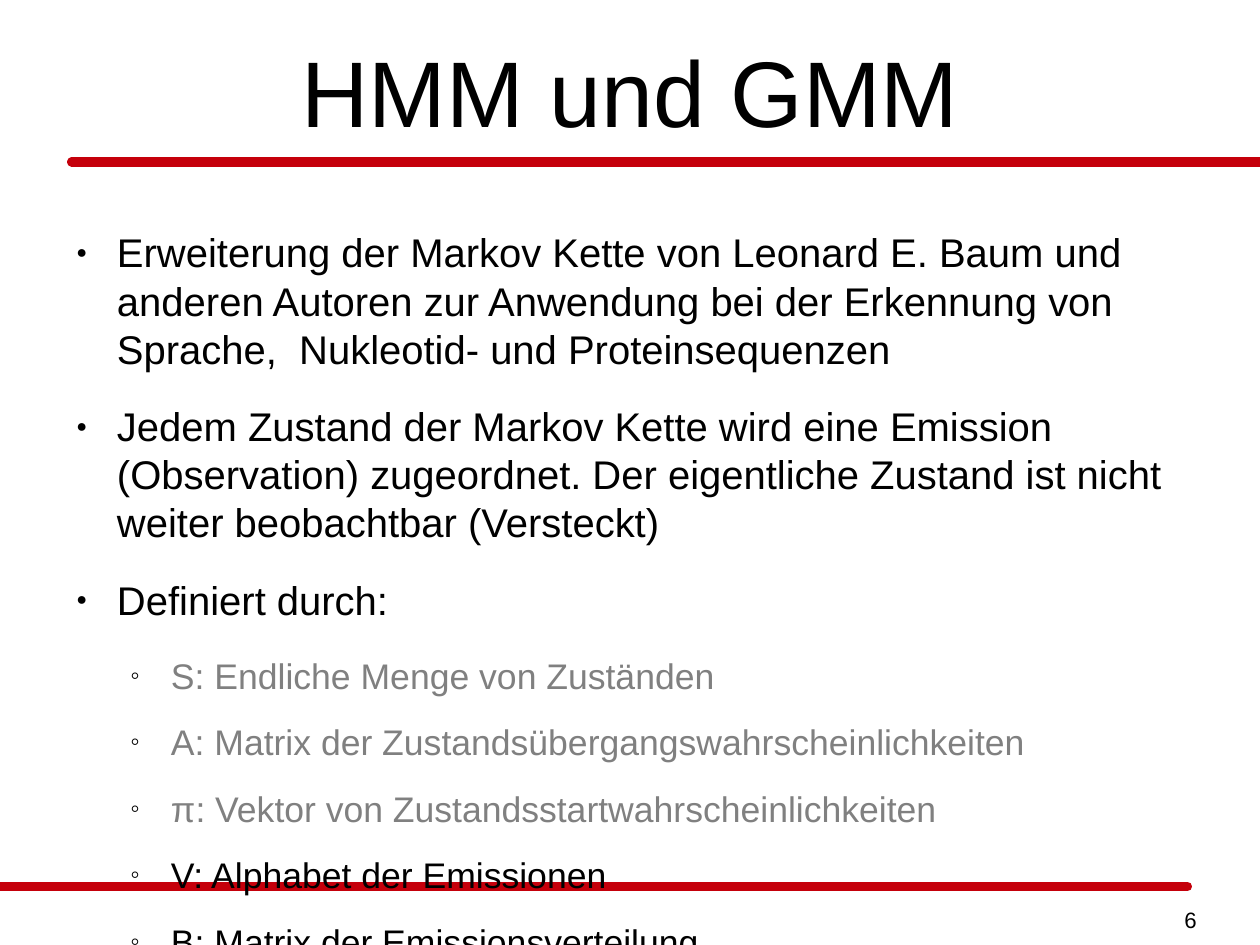
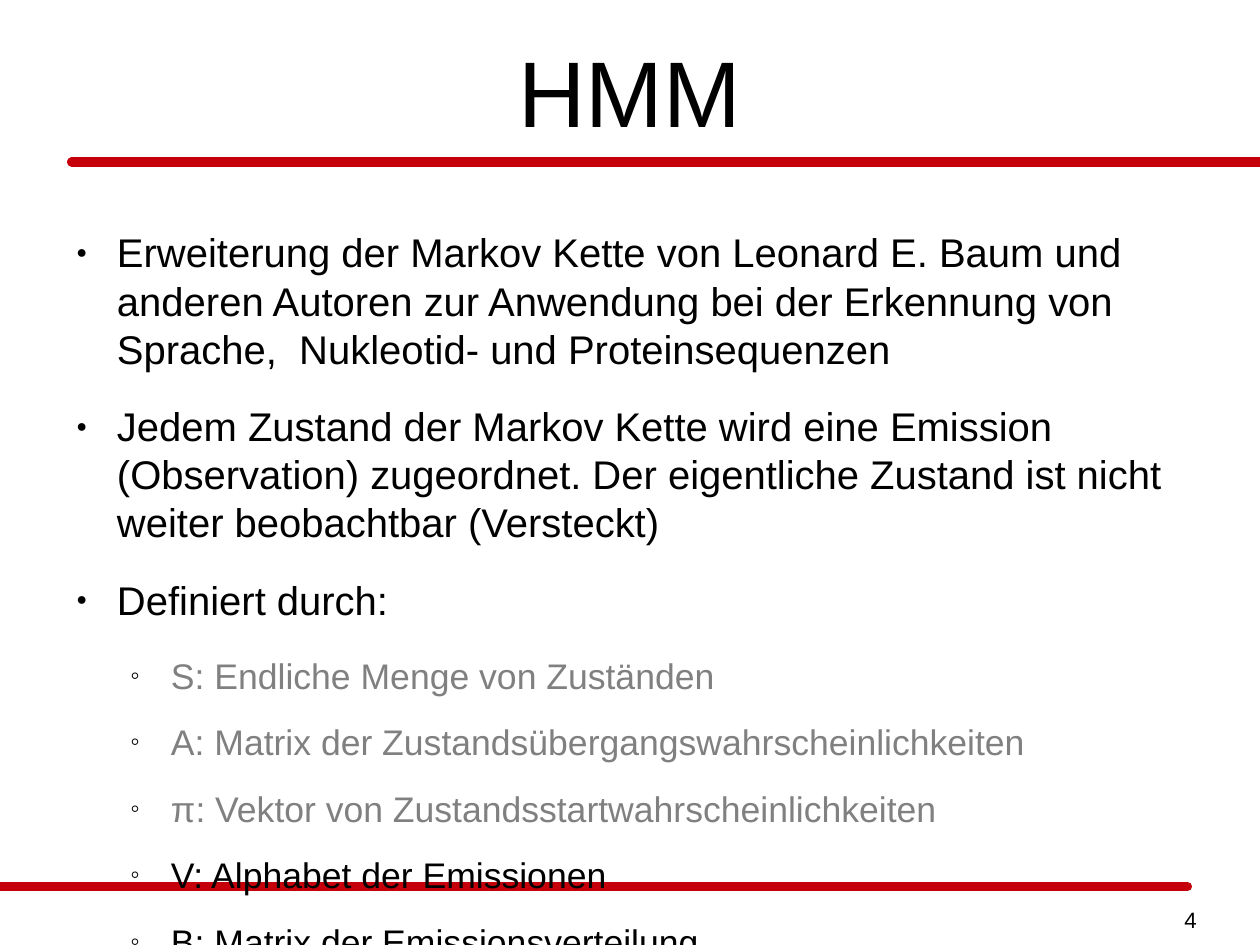
Before and after one commit to daandres/ml_soundwave_doppler_effect, a slide deck: slide 4 of praesentation/hmm/praesentation_ml_hmm_pasler_rieder.odp (slide 6 before the commit). Drawn at 1260x945 pixels with LibreOffice and Linux fonts; fonts in the diff are those of the drawing. Boxes give left, top, right and bottom in pixels: in the first picture for what was removed or moved away, otherwise in the second. Text is boxed around its words. In the diff, an @@ line names an element or a change of style, - is before the commit and + after.

```diff
--- a/praesentation/hmm/praesentation_ml_hmm_pasler_rieder.odp
+++ b/praesentation/hmm/praesentation_ml_hmm_pasler_rieder.odp
@@ title at [519, 63, 741, 127]: text changed @@
-HMM und GMM
+HMM
@@ page number at [1184, 912, 1196, 928]: text changed @@
-6
+4
```
Also in this commit, not shown: 4 other slides changed, 1 slide added, 1 other file.
